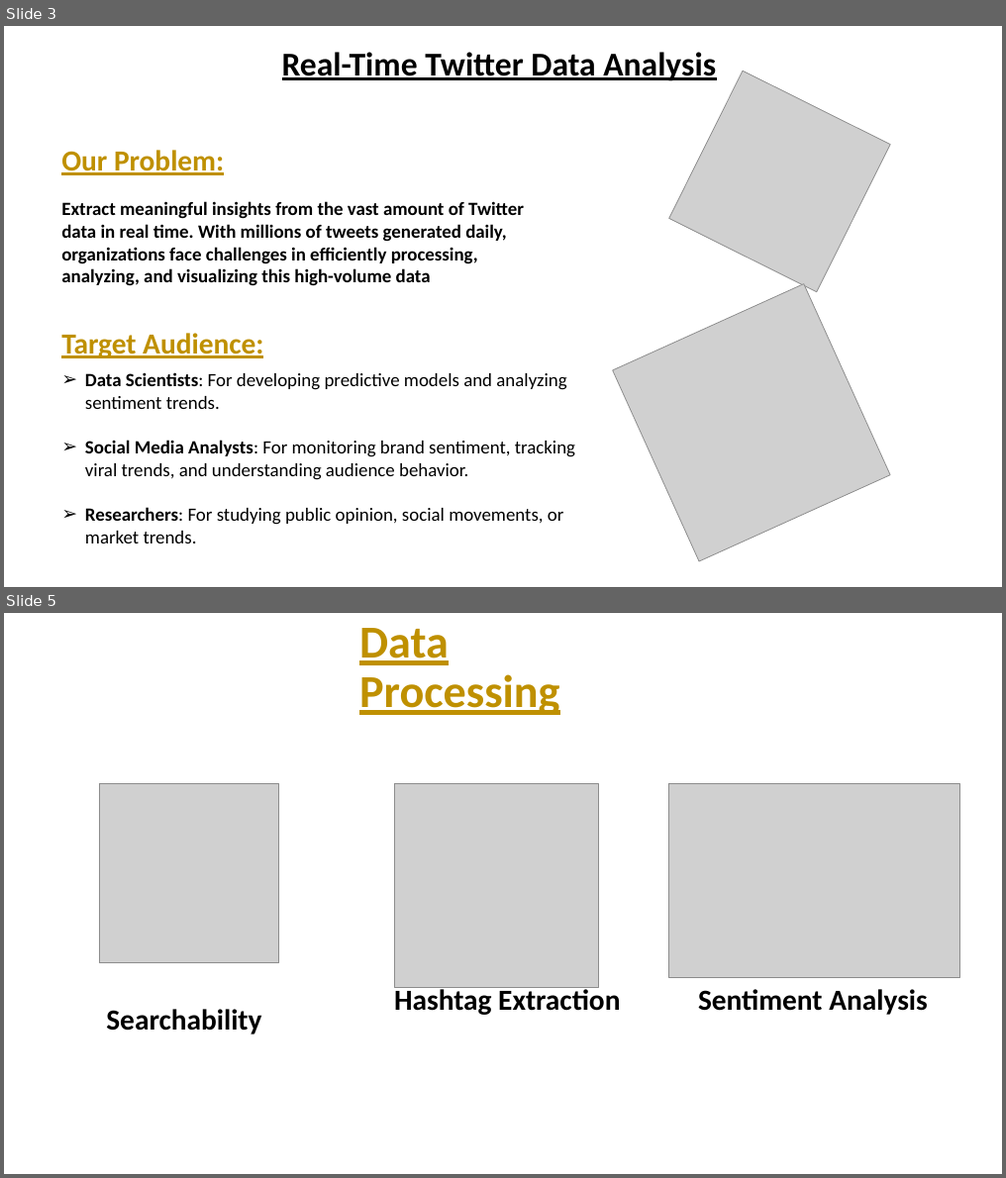
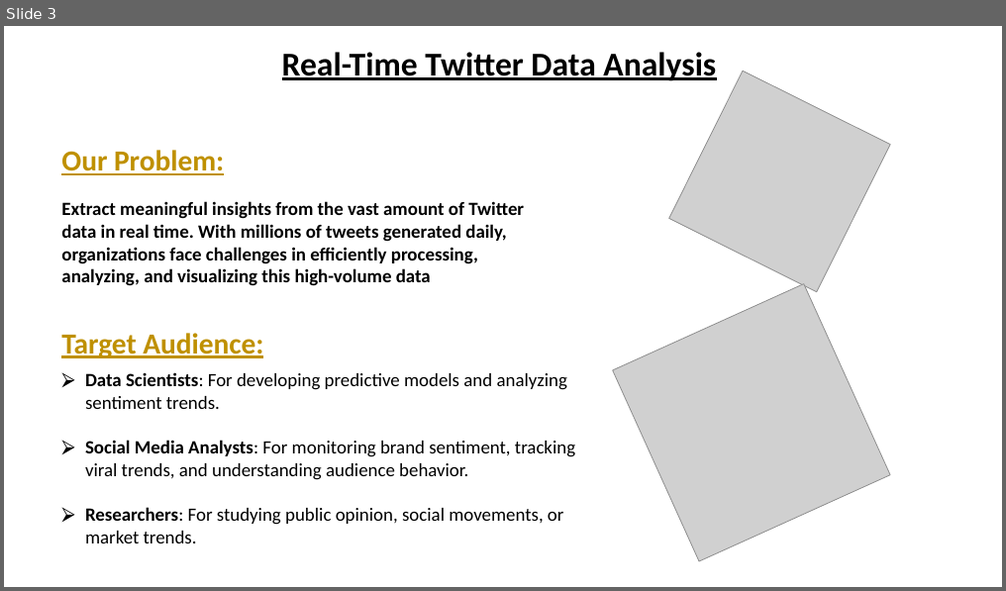
Before and after one commit to amjadAwad95/Twitter-Stream-Processing-Pipeline, a slide deck: Presentation/Presentation.pptx. Shown one above the other, each under a label of ours: slides 3 and 5 before the commit, slide 3 after it; the slides between them are not shown. The pictures are 1006x1178 and 1006x591 pixels, drawn with LibreOffice and Linux fonts; fonts in the diff are those of the drawing; grey boxes stand for pictures. Boxes give left, top, right and bottom in pixels: in the first picture for what was removed or moved away, otherwise in the second. Text is boxed around its words. In the diff, an @@ line names an element or a change of style, - is before the commit and + after.

```diff
--- a/Presentation/Presentation.pptx
+++ b/Presentation/Presentation.pptx
@@ slide 5 removed at (4, 613, 1002, 1174), background #FFFFFF @@
@@ title removed at (359, 628, 560, 715) @@
-Data Processing
@@ picture removed at (99, 783, 279, 964) @@
@@ picture removed at (395, 783, 598, 987) @@
@@ picture removed at (669, 783, 960, 977) @@
@@ text removed at (394, 985, 620, 1015) @@
-Hashtag Extraction
@@ text removed at (698, 989, 928, 1015) @@
-Sentiment Analysis
@@ text removed at (106, 1009, 261, 1035) @@
-Searchability
@@ slide 3 changed as well @@
@@ text "Data Scientists: For developing predictive ..." at (85, 372, 575, 544): bullet ➢ to ⮚ @@
```
Also in this commit, not shown: 1 other slide changed, 2 slides added, 1 other slide removed.
